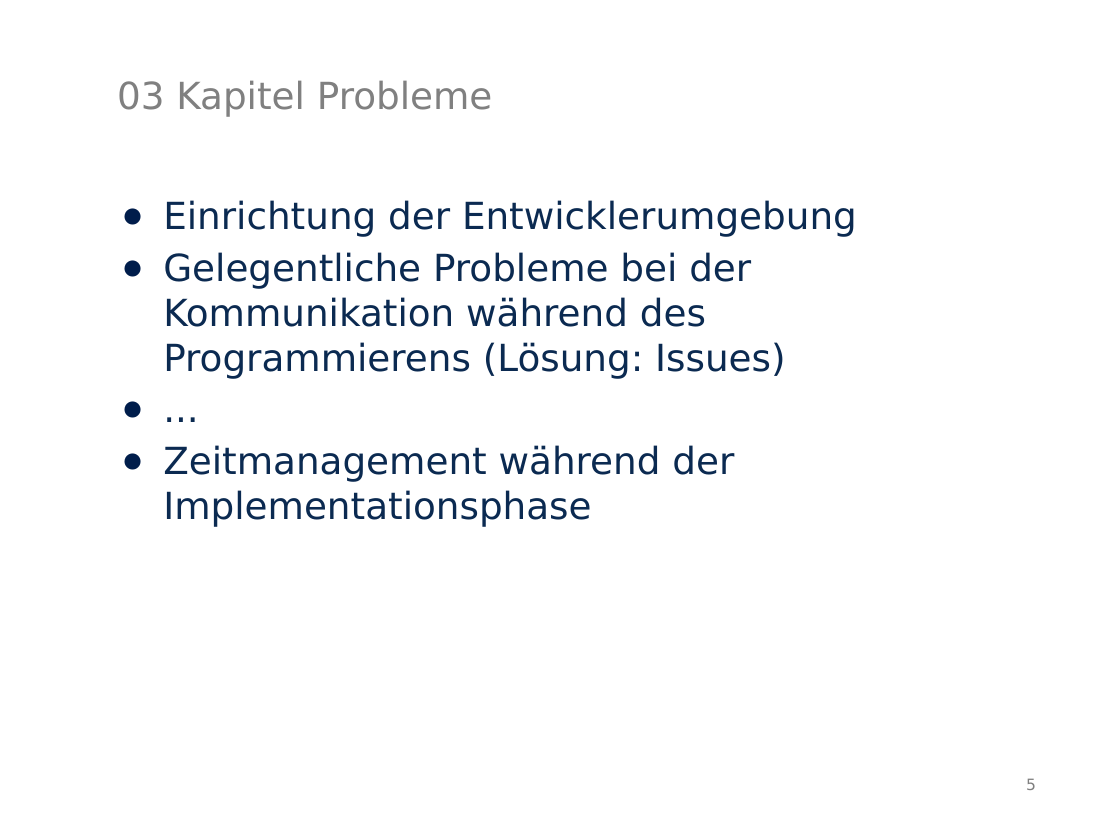
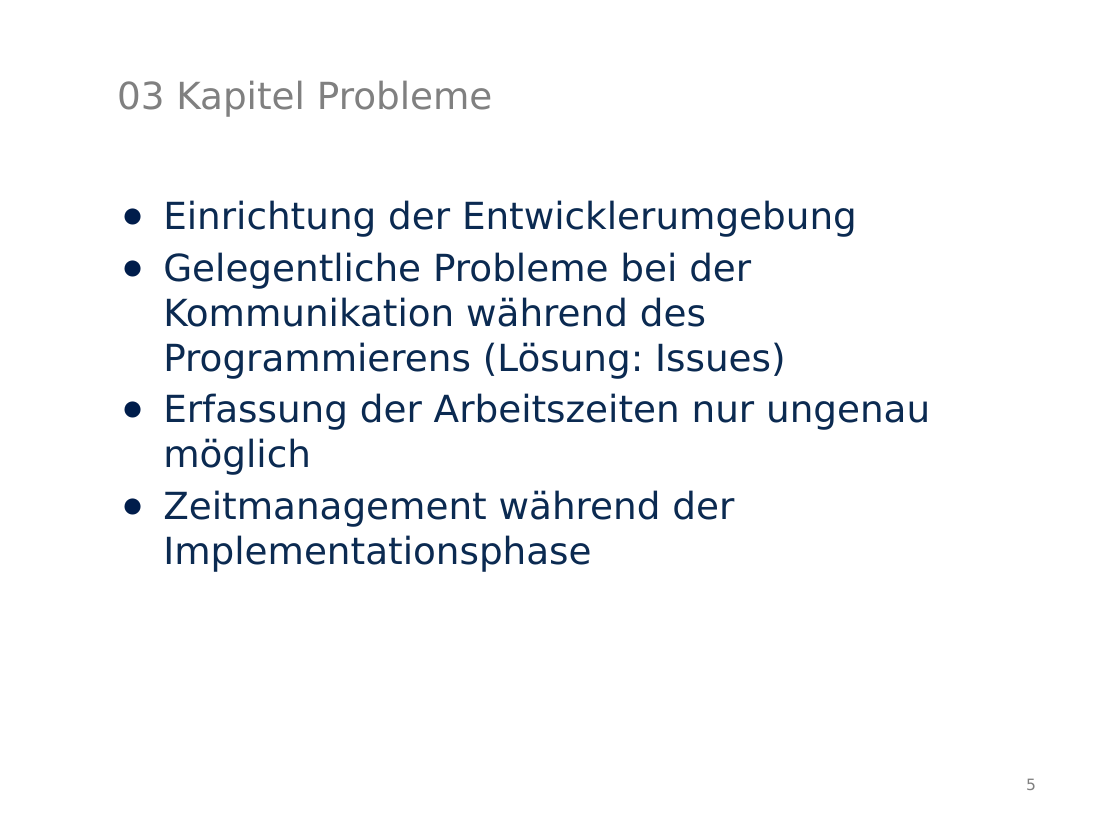
Before and after one commit to MarauderXtreme/bookshop-schiller, a slide deck: slide 5 of presentation/endpresentation.odp. Drawn at 1120x840 pixels with LibreOffice and Linux fonts; fonts in the diff are those of the drawing. Boxes give left, top, right and bottom in pixels: in the first picture for what was removed or moved away, otherwise in the second. Text is boxed around its words. In the diff, an @@ line names an element or a change of style, - is before the commit and + after.

```diff
--- a/presentation/endpresentation.odp
+++ b/presentation/endpresentation.odp
@@ text at [163,393,930,475]: text changed @@
-● ...
+● Erfassung der Arbeitszeiten nur ungenau möglich
```
Also in this commit, not shown: 3 other slides changed, 1 slide added, 1 other file.
